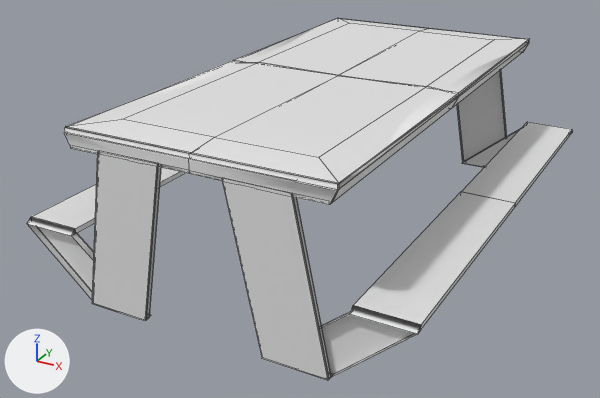
An edit to the FBX model Catacombs/Assets/3D Objects/deskcharging.fbx, drawn before and after from the same camera.
One viewpoint serves both versions: a camera (50 mm lens) standing at (5.71, -14.37, 6.2) and looking at (-0.39, -3.29, 0.65). Arrows for +X, +Y and +Z are at lower left; the lights stay in place. Mesh edges are drawn as thin lines. Where no turn or scale is listed for an object, it has been applied to the vertices. Vertices at the same position are counted once.

Names of what the first picture shows: 'Outside_Desk_Tisch'.
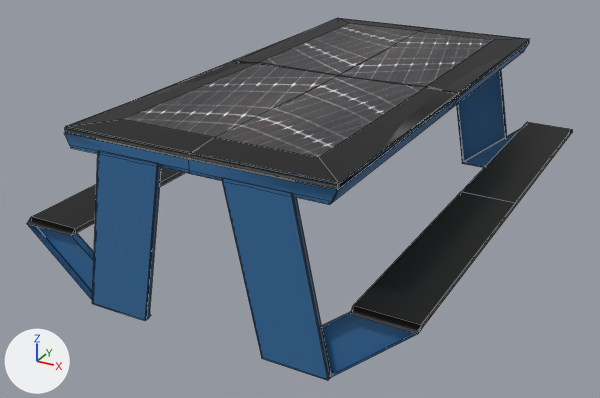
Pixel boxes [x1, y1, x2, y2] of what changed, in the pictures (600 x 398 px):
```json
{"object": "Outside_Desk_Tisch", "change": "recoloured, surface changed", "before": [27, 18, 573, 380], "after": [27, 18, 573, 380]}
{"part": 1, "of": "me_cube_005", "change": "recoloured", "before": [65, 95, 459, 191], "after": [65, 95, 459, 191], "on screen": "grey to blue"}
{"part": 2, "of": "me_cube_005", "change": "recoloured", "before": [310, 18, 529, 95], "after": [310, 18, 529, 95]}
{"part": 3, "of": "me_cube_005", "change": "recoloured", "before": [65, 61, 458, 189], "after": [65, 61, 458, 189], "on screen": "white to black"}
{"part": 4, "of": "me_cube_005", "change": "recoloured", "before": [233, 18, 529, 97], "after": [233, 18, 529, 97], "on screen": "white to black"}
{"part": 5, "of": "me_cube_005", "change": "surface changed", "before": [27, 24, 573, 380], "after": [27, 24, 573, 380]}
```

Scene script edits in JSON lines:
```json
{"op": "add", "block": "img_blue_chair_jpg", "code": ["img_blue_chair_jpg = load_image('blue_chair.jpg', 'deskcharging.fbm/blue_chair.jpg', 1051, 2178, 'sRGB')"]}
{"op": "add", "block": "img_img_2008_jpg", "code": ["img_img_2008_jpg = load_image('IMG-2008.jpg', 'deskcharging.fbm/IMG-2008.jpg', 4032, 3024, 'sRGB')"]}
{"op": "add", "block": "img_img_1759_jpg", "code": ["img_img_1759_jpg = load_image('IMG-1759.jpg', 'deskcharging.fbm/IMG-1759.jpg', 806, 213, 'Non-Color')"]}
{"op": "add", "block": "img_img_1758_jpg", "code": ["img_img_1758_jpg = load_image('IMG-1758.jpg', 'deskcharging.fbm/IMG-1758.jpg', 574, 290, 'sRGB')"]}
{"op": "add", "block": "mat_material", "code": ["mat_material = principled_material('Material')", "mat_material.texture = img_blue_chair_jpg"]}
{"op": "add", "block": "mat_material_001", "code": ["mat_material_001 = bpy.data.materials.new('Material.001')", "# uses the picture img_img_1759_jpg", "# uses the picture img_img_2008_jpg"]}
{"op": "add", "block": "mat_material_002", "code": ["mat_material_002 = principled_material('Material.002')", "mat_material_002.texture = img_img_2008_jpg"]}
{"op": "add", "block": "mat_material_003", "code": ["mat_material_003 = principled_material('Material.003')", "mat_material_003.texture = img_img_1758_jpg"]}
{"block": "me_cube_005", "where": "me_cube_005.from_pydata(...)  # 422 vertices, 292 faces; spans x -3.02..3.02, y -4.07..4.07, z -2.49..0.21"}
{"block": "me_cube_005", "where": "# used by ob_outside_desk_tisch; location = (0.0, -2.72, 2.5)"}
{"block": "me_cube_005", "change": "me_cube_005 part 1: 120 of the faces centred in x -2.59..2.59, y -4.06..-2.0, z -2.49..0.17 switch from no material to mat_material (picture img_blue_chair_jpg)"}
{"block": "me_cube_005", "change": "me_cube_005 part 2: 120 of the faces centred in x -2.59..2.59, y 2.0..4.06, z -2.49..0.17 switch from no material to mat_material (picture img_blue_chair_jpg)"}
{"block": "me_cube_005", "change": "me_cube_005 part 3: 12 of the faces centred in x -2.0..2.0, y -4.05..-1.87, z 0.1..0.19 switch from no material to mat_material_002 (picture img_img_2008_jpg)"}
{"block": "me_cube_005", "change": "me_cube_005 part 4: 12 of the faces centred in x -2.0..2.0, y 1.87..4.05, z 0.1..0.19 switch from no material to mat_material_002 (picture img_img_2008_jpg)"}
{"block": "me_cube_005", "change": "me_cube_005 part 5: texture (UV) coordinates of 220 of 292 faces, centred in x -3.02..3.02, y -4.06..4.06, z -2.49..0.19, changed; they spanned u 0.0..0.75, v 0.0..0.73 and now span u 0.04..0.92, v 0.06..0.98"}
{"op": "add", "block": "me_cube_005", "code": "me_cube_005.materials.append(mat_material_001)"}
{"op": "add", "block": "me_cube_005", "code": "me_cube_005.materials.append(mat_material_003)  # picture img_img_1758_jpg"}
```
